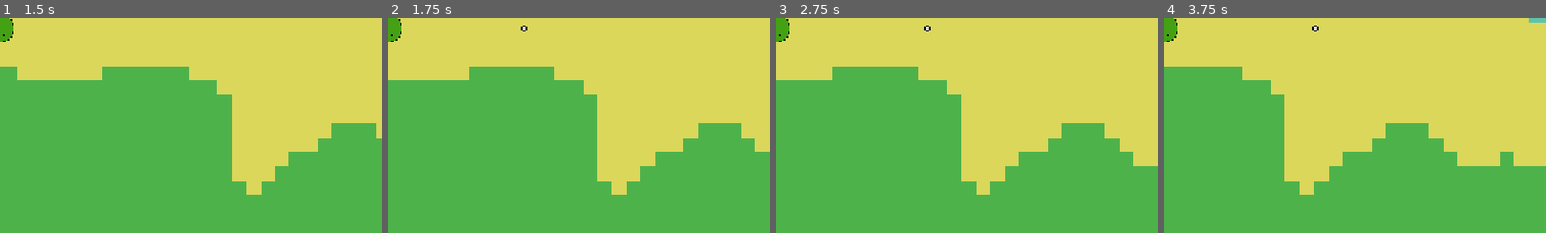
Above: before the commit, frames 1-4 (left to right).
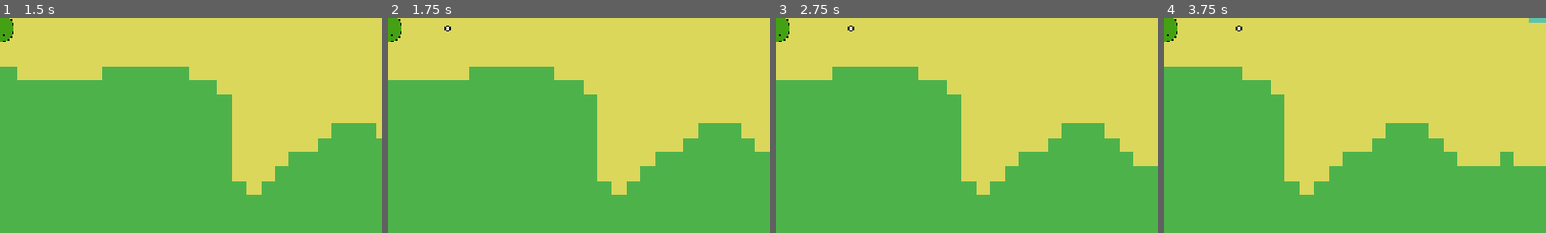
Above: after the commit, the same moments.

Repository: seanjosefosky/wave-survival
Game: Godot game, scene res://GUI/main_menu.tscn
The game is run twice, just before and just after one commit, with the same random seed, the same clock (stepped at 60 frames per second) and the same inputs.
Inputs (mouse positions are % of the whole screen's width and height, from its top left):
- Up to frame 1 (1.5 s): click "Play" at 0.5 s; tap Enter at 1.25 s; move the mouse to (72, 45) at 1.27 s; hold D (move_right) from 1.28 s (still down); tap Backspace at 1.35 s; click (72, 45) at 1.42 s
- Up to frame 2 (1.75 s): keep holding D (move_right)
- Up to frame 3 (2.75 s): release D (move_right) at 2 s; drag from (30, 55) to (96, 50) at 2.02 s
- Up to frame 4 (3.75 s): move the mouse to (60, 28) at 2.77 s; hold D (move_right) 2.78-3.5 s; tap F at 2.85 s; drag from (45, 70) to (50, 50) at 3.52 s
The pictures show only the part of the screen within x 50-100%, y 48-98%; the shares and areas given below are measured in that part.

Frame 1 is identical in both runs. In frame 2, less than 0.1% of the frame differs, in the area x 14-37%, y 3-7%; in frame 3, less than 0.1%; in frame 4, less than 0.1%.

Commit message:
Progress on weapon

Diff:
--- a/Gameplay/Entities/Player/Characters/character_stats_base.gd
+++ b/Gameplay/Entities/Player/Characters/character_stats_base.gd
@@ -8,6 +8,8 @@
 @export var move_speed: float
 @export var armor: int
 
+@export var default_weapon: WeaponStats
+@export var weapons: Array[WeaponStats]
 @export var strength: int
 @export var projectile_speed: float
 @export var bonus_projectiles: int
--- /dev/null
+++ b/Gameplay/Entities/Player/Weapons/Active/pea_shooter.tres
@@ -0,0 +1,13 @@
+[gd_resource type="Resource" script_class="WeaponStats" format=3 uid="uid://byo3qwti4n1k2"]
+
+[ext_resource type="Script" uid="uid://cjnpin68xe0ei" path="res://Gameplay/Entities/Player/Weapons/weapon_stats.gd" id="1_o2dji"]
+
+[resource]
+script = ExtResource("1_o2dji")
+rarity = 1.0
+max_damage = 10
+max_level = 3
+attack_speed = 1.0
+crit_chance = 1.0
+crit_multiplier = 1.5
+metadata/_custom_type_script = "uid://cjnpin68xe0ei"
--- a/Gameplay/Entities/Player/Weapons/bullet.gd
+++ b/Gameplay/Entities/Player/Weapons/bullet.gd
@@ -1,7 +1,7 @@
 class_name Bullet
 extends Area2D
 
-const SPEED = 1000
+const SPEED = 500
 const RANGE = 1200
 
 var travelled_distance = 0
@@ -19,4 +19,5 @@
 func _on_body_entered(body):
 	if body.has_method("take_damage"):
 		body.take_damage(damage)
+		print(damage)
 	queue_free()
--- a/Gameplay/Entities/Player/Weapons/weapon.gd
+++ /dev/null
@@ -1,43 +0,0 @@
-class_name Weapon
-extends Area2D
-
-@onready var shooting_point: Marker2D = $WeaponPivot/ShootingPoint
-@onready var shoot_timer: Timer = $ShootTimer
-@onready var enemy_detection: CollisionShape2D = $EnemyDetection
-
-var attack_speed := 1.0
-var damage := 5.0
-
-
-func _ready() -> void:
-	shoot_timer.wait_time = attack_speed
-
-func _physics_process(_delta: float) -> void:
-	var enemies_in_range = get_overlapping_bodies()
-	if enemies_in_range.size() == 0:
-		return
-
-	var closest_enemy: Enemy = null
-	var closest_dist := INF
-
-	for enemy in enemies_in_range:
-		var dist = global_position.distance_to(enemy.global_position)
-		if dist < closest_dist:
-			closest_dist = dist
-			closest_enemy = enemy
-
-	if closest_enemy:
-		look_at(closest_enemy.global_position)
-
-
-
-func shoot() -> void:
-	const BULLET = preload("uid://o0o3bwswc4qg")
-	var new_bullet = BULLET.instantiate()
-	new_bullet.global_position = shooting_point.global_position
-	new_bullet.global_rotation = shooting_point.global_rotation
-	shooting_point.add_child(new_bullet)
-	new_bullet.damage = damage
-
-func _on_shoot_timer_timeout() -> void:
-	shoot()
--- /dev/null
+++ b/Gameplay/Entities/Player/Weapons/weapon_base.gd
@@ -0,0 +1,56 @@
+class_name WeaponBase
+extends Area2D
+
+@export var stats: WeaponStats
+
+@onready var shooting_point: Marker2D = $WeaponPivot/ShootingPoint
+@onready var shoot_timer: Timer = $ShootTimer
+@onready var enemy_detection: CollisionShape2D = $EnemyDetection
+
+
+func _ready() -> void:
+	shoot_timer.wait_time = stats.attack_speed
+
+func _physics_process(_delta: float) -> void:
+	get_closest_enemy()
+
+func get_closest_enemy() -> void:
+	var enemies_in_range = get_overlapping_bodies()
+	if enemies_in_range.size() == 0:
+		return
+
+	var closest_enemy: Enemy = null
+	var closest_dist := INF
+
+	for enemy in enemies_in_range:
+		var dist = global_position.distance_to(enemy.global_position)
+		if dist < closest_dist:
+			closest_dist = dist
+			closest_enemy = enemy
+
+	if closest_enemy:
+		look_at(closest_enemy.global_position)
+
+func calculate_damage() -> float:
+	var damage: float
+	var base_damage: int = randi_range(0, stats.max_damage)
+	var roll_crit = randf_range(0, stats.crit_chance)
+
+	if roll_crit <= stats.crit_chance:
+		damage = base_damage * stats.crit_multiplier
+		print("CRIT")
+	else:
+		damage = base_damage
+
+	return damage
+
+func shoot() -> void:
+	var projectile = preload("uid://o0o3bwswc4qg")
+	var new_projectile = projectile.instantiate()
+	new_projectile.global_position = shooting_point.global_position
+	new_projectile.global_rotation = shooting_point.global_rotation
+	shooting_point.add_child(new_projectile)
+	new_projectile.damage = calculate_damage()
+
+func _on_shoot_timer_timeout() -> void:
+	shoot()
--- a/Gameplay/Entities/Player/Weapons/weapon.tscn
+++ b/Gameplay/Entities/Player/Weapons/weapon_base.tscn
@@ -1,14 +1,16 @@
 [gd_scene format=3 uid="uid://dycqa4u32ryt7"]
 
-[ext_resource type="Script" uid="uid://ct5uw3oxckqy8" path="res://Gameplay/Entities/Player/Weapons/weapon.gd" id="1_swcir"]
+[ext_resource type="Script" uid="uid://ct5uw3oxckqy8" path="res://Gameplay/Entities/Player/Weapons/weapon_base.gd" id="1_nv038"]
+[ext_resource type="Resource" uid="uid://byo3qwti4n1k2" path="res://Gameplay/Entities/Player/Weapons/Active/pea_shooter.tres" id="2_a6xh7"]
 
 [sub_resource type="CircleShape2D" id="CircleShape2D_cv017"]
 radius = 172.00291
 
-[node name="Weapon" type="Area2D" unique_id=1147388600]
+[node name="WeaponBase" type="Area2D" unique_id=1147388600]
 collision_layer = 0
 collision_mask = 2
-script = ExtResource("1_swcir")
+script = ExtResource("1_nv038")
+stats = ExtResource("2_a6xh7")
 
 [node name="EnemyDetection" type="CollisionShape2D" parent="." unique_id=820465116]
 shape = SubResource("CircleShape2D_cv017")
@@ -20,6 +22,5 @@
 [node name="WeaponPivot" type="Marker2D" parent="." unique_id=1840502883]
 
 [node name="ShootingPoint" type="Marker2D" parent="WeaponPivot" unique_id=1194116835]
-position = Vector2(2, 0)
 
 [connection signal="timeout" from="ShootTimer" to="." method="_on_shoot_timer_timeout"]
--- /dev/null
+++ b/Gameplay/Entities/Player/Weapons/weapon_stats.gd
@@ -0,0 +1,12 @@
+class_name WeaponStats
+extends Resource
+
+@export var rarity: float
+@export var max_damage: int
+@export var max_level: int
+@export var attack_speed: float
+
+@export var crit_chance: float
+@export var crit_multiplier: float
+@export var has_spec: bool
+@export var spec_chance: float
--- a/Gameplay/Entities/Player/player.gd
+++ b/Gameplay/Entities/Player/player.gd
@@ -10,6 +10,7 @@
 var xp := 0
 var xp_needed := 5
 var level := 1
+
 
 func _ready() -> void:
 	pass
--- a/Gameplay/Entities/Player/player.tscn
+++ b/Gameplay/Entities/Player/player.tscn
@@ -1,7 +1,6 @@
 [gd_scene format=3 uid="uid://c6uk8ka7fb3lc"]
 
 [ext_resource type="Script" uid="uid://cuut7s42sy0fv" path="res://Gameplay/Entities/Player/player.gd" id="1_4flbx"]
-[ext_resource type="PackedScene" uid="uid://dycqa4u32ryt7" path="res://Gameplay/Entities/Player/Weapons/weapon.tscn" id="2_i3pqv"]
 [ext_resource type="Script" uid="uid://clrglhsonodv7" path="res://Gameplay/Entities/Player/Components/hurt_box.gd" id="2_mouiw"]
 [ext_resource type="Texture2D" uid="uid://doric8ef4ehpb" path="res://Textures/Barney.png" id="2_onrkg"]
 [ext_resource type="Resource" uid="uid://d0mkv5g6xaiey" path="res://Gameplay/Entities/Player/Characters/Warrior/Warrior.tres" id="2_rf6io"]
@@ -19,6 +18,8 @@
 
 [sub_resource type="CircleShape2D" id="CircleShape2D_cv017"]
 radius = 16.0
+
+[sub_resource type="CircleShape2D" id="CircleShape2D_63tsw"]
 
 [sub_resource type="Animation" id="Animation_ehowo"]
 length = 0.001
@@ -81,11 +82,13 @@
 script = ExtResource("1_4flbx")
 stats = ExtResource("2_rf6io")
 
-[node name="Camera2D" type="Camera2D" parent="." unique_id=1283898887]
+[node name="Camera" type="Camera2D" parent="." unique_id=1283898887]
 zoom = Vector2(1.5, 1.5)
 
-[node name="CollisionBox" type="CollisionShape2D" parent="." unique_id=451387983]
+[node name="PlayerCollision" type="CollisionShape2D" parent="." unique_id=451387983]
 shape = SubResource("CapsuleShape2D_4flbx")
+
+[node name="Weapons" type="Node2D" parent="." unique_id=1253882075]
 
 [node name="HurtBox" type="Area2D" parent="." unique_id=1869250214]
 collision_layer = 0
@@ -102,7 +105,12 @@
 [node name="CollisionShape2D" type="CollisionShape2D" parent="XpDetectionBox" unique_id=1590867124]
 shape = SubResource("CircleShape2D_cv017")
 
-[node name="Weapon" parent="." unique_id=1147388600 instance=ExtResource("2_i3pqv")]
+[node name="EnemyDetection" type="Area2D" parent="." unique_id=1504909741]
+collision_layer = 0
+collision_mask = 2
+
+[node name="CollisionShape2D" type="CollisionShape2D" parent="EnemyDetection" unique_id=173619409]
+shape = SubResource("CircleShape2D_63tsw")
 
 [node name="HealthBar" type="TextureProgressBar" parent="." unique_id=67875107 node_paths=PackedStringArray("player")]
 texture_filter = 1
--- a/Gameplay/world.tscn
+++ b/Gameplay/world.tscn
@@ -4,6 +4,7 @@
 [ext_resource type="PackedScene" uid="uid://c6uk8ka7fb3lc" path="res://Gameplay/Entities/Player/player.tscn" id="1_f3sb7"]
 [ext_resource type="PackedScene" uid="uid://dvrmdrf3oxari" path="res://Gameplay/Entities/Enemies/enemy_spawner.tscn" id="2_fj7yv"]
 [ext_resource type="PackedScene" uid="uid://cl2rijst0a8oe" path="res://map_generator.tscn" id="2_ygxdd"]
+[ext_resource type="PackedScene" uid="uid://dycqa4u32ryt7" path="res://Gameplay/Entities/Player/Weapons/weapon_base.tscn" id="4_qxq2p"]
 [ext_resource type="Texture2D" uid="uid://da74gir6epql5" path="res://GUI/XP Bar/xp_bar(Under) _0001.png" id="6_7rl1c"]
 [ext_resource type="PackedScene" uid="uid://ca8ls7k38visy" path="res://GUI/pause_menu.tscn" id="6_dwbse"]
 [ext_resource type="Script" uid="uid://dnhhecjq4gdj0" path="res://Gameplay/ui_canvas.gd" id="6_onu7j"]
@@ -19,6 +20,8 @@
 
 [node name="Player" parent="." unique_id=783083630 instance=ExtResource("1_f3sb7")]
 position = Vector2(1065, 566)
+
+[node name="WeaponBase" parent="Player" unique_id=1147388600 instance=ExtResource("4_qxq2p")]
 
 [node name="EnemySpawner" parent="." unique_id=853304565 node_paths=PackedStringArray("enemies") instance=ExtResource("2_fj7yv")]
 enemies = NodePath("../Enemies")
Renamed: Gameplay/Entities/Player/Weapons/weapon.gd.uid -> Gameplay/Entities/Player/Weapons/weapon_base.gd.uid
Not shown, added: Gameplay/Entities/Player/Weapons/weapon_stats.gd.uid
Not shown, added: export_presets.cfg
Not shown, changed: kanban_tasks_data.kanban
